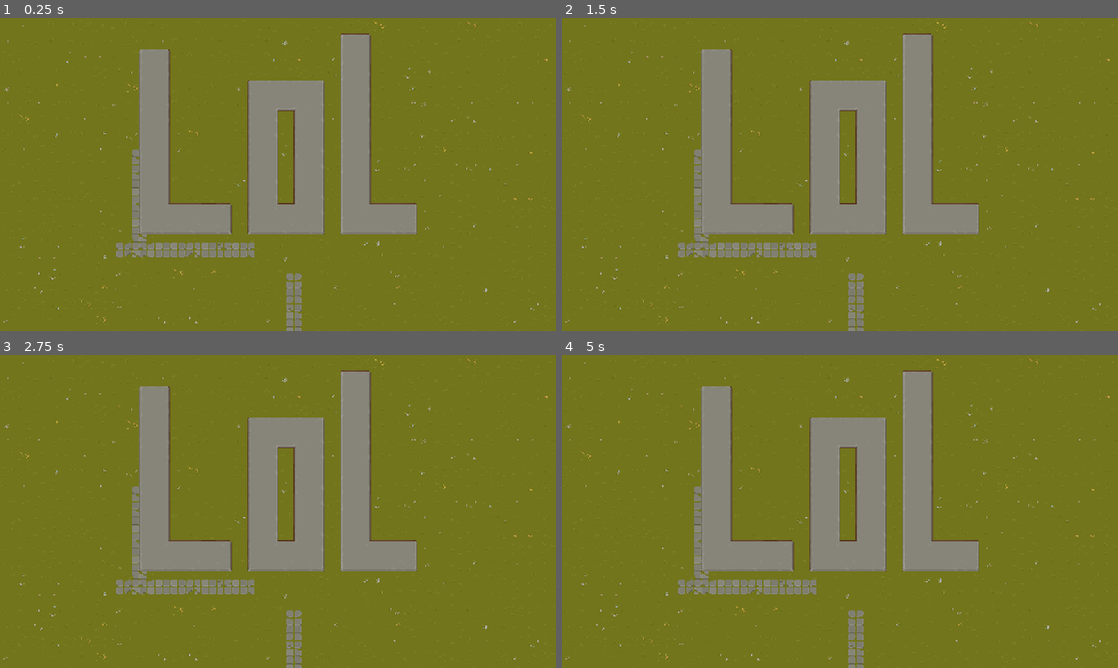
Above: before the commit, frames 1-4 (two rows, left to right).
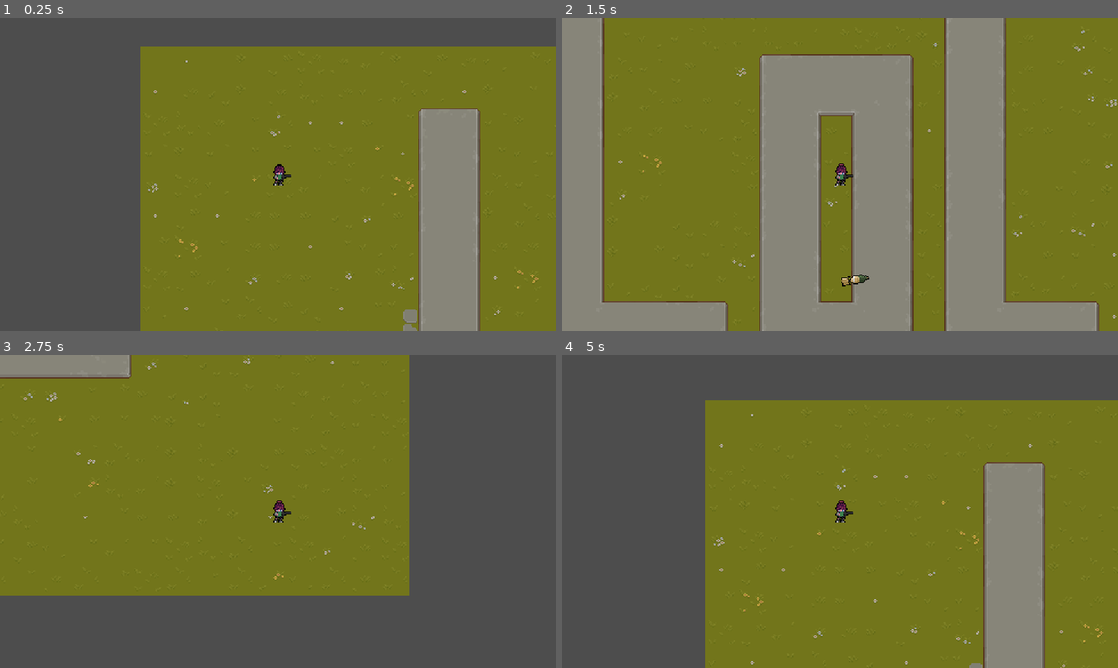
Above: after the commit, the same moments.

Repository: linus-privat/gamejam
Game: Godot game, scene res://scenes/linus_test/tileset_test.tscn
Same seed, same stepped clock (60 frames per second), same inputs: the game is played once before the commit and once after it.
Inputs (mouse positions are in pixels of both pictures, inside the frame that each line leads up to):
- Up to frame 1 (0.25 s): no input
- Up to frame 2 (1.5 s): tap Enter at 0.5 s; move the mouse to (962, 158) at 0.52 s; hold D (walk right) 0.53-1.28 s; click (962, 158) at 0.6 s; move the mouse to (728, 190) at 1.27 s; hold S (walk down) from 1.28 s (still down); click (728, 190) at 1.35 s
- Up to frame 3 (2.75 s): move the mouse to (333, 442) at 2.02 s; release S (walk down) at 2.03 s; hold D (walk right) from 2.03 s (still down); click (333, 442) at 2.1 s
- Up to frame 4 (5 s): move the mouse to (812, 574) at 2.77 s; release D (walk right) at 2.78 s; hold W (walk up) 2.78-3.53 s; click (812, 574) at 2.85 s; move the mouse to (1006, 558) at 3.52 s; hold A (walk left) from 3.53 s (still down); click (1006, 558) at 3.6 s; move the mouse to (673, 464) at 4.27 s; click (673, 464) at 4.35 s

The runs differ from the first frame. In frame 1, 56% of the frame differs, in the area x 0-100%, y 0-100%; in frame 2, 47%; in frame 3, 61%; in frame 4, 59%.

Commit message:
added bullet shooting

Diff:
--- a/gamejamgame/project.godot
+++ b/gamejamgame/project.godot
@@ -41,6 +41,11 @@
 "events": [Object(InputEventKey,"resource_local_to_scene":false,"resource_name":"","device":-1,"window_id":0,"alt_press …(191 unchanged characters)…
 ]
 }
+shoot={
+"deadzone": 0.2,
+"events": [Object(InputEventMouseButton,"resource_local_to_scene":false,"resource_name":"","device":-1,"window_id":0,"alt_pressed":false,"shift_pressed":false,"ctrl_pressed":false,"meta_pressed":false,"button_mask":1,"position":Vector2(199, 16),"global_position":Vector2(208, 64),"factor":1.0,"button_index":1,"canceled":false,"pressed":true,"double_click":false,"script":null)
+]
+}
 
 [rendering]
 
--- /dev/null
+++ b/gamejamgame/scenes/bullet.gd
@@ -0,0 +1,3 @@
+extends RigidBody2D
+
+const speed = 1500
--- a/gamejamgame/scenes/bullet.tscn
+++ b/gamejamgame/scenes/bullet.tscn
@@ -1,10 +1,16 @@
-[gd_scene load_steps=3 format=3 uid="uid://j5r2nmvlogae"]
+[gd_scene load_steps=5 format=3 uid="uid://b8fvchjdbwrxw"]
 
 [ext_resource type="Texture2D" uid="uid://doiorbev68bwm" path="res://assets/characters/items/guns/free-guns-pixel-art/free-guns-pixel-art/AmoB1.png" id="1_mkf8s"]
+[ext_resource type="Script" uid="uid://bkskomy2jmek0" path="res://scenes/bullet.gd" id="1_y25gk"]
+
+[sub_resource type="PhysicsMaterial" id="PhysicsMaterial_y25gk"]
 
 [sub_resource type="CapsuleShape2D" id="CapsuleShape2D_y25gk"]
 
 [node name="Bullet" type="RigidBody2D"]
+physics_material_override = SubResource("PhysicsMaterial_y25gk")
+gravity_scale = 0.0
+script = ExtResource("1_y25gk")
 
 [node name="CollisionShape2D" type="CollisionShape2D" parent="."]
 rotation = 1.5708
--- /dev/null
+++ b/gamejamgame/scenes/linus_test/tileset_test.gd
@@ -0,0 +1,13 @@
+extends Node2D
+
+class_name LevelParent
+
+var bullet_scene: PackedScene = preload("res://scenes/bullet.tscn")
+
+func _on_player_shoot(pos, input) -> void:
+	var bullet = bullet_scene.instantiate() as RigidBody2D
+	bullet.position = pos
+	bullet.linear_velocity = input * bullet.speed
+	print(input)
+
+	$Projectiles.add_child(bullet)
--- a/gamejamgame/scenes/linus_test/tileset_test.tscn
+++ b/gamejamgame/scenes/linus_test/tileset_test.tscn
@@ -1,8 +1,10 @@
-[gd_scene load_steps=10 format=4 uid="uid://bq5i78yipkdi8"]
+[gd_scene load_steps=12 format=4 uid="uid://bq5i78yipkdi8"]
 
 [ext_resource type="Texture2D" uid="uid://edmutehi7y25" path="res://assets/map/Texture/TX Tileset Grass.png" id="1_1ayw8"]
+[ext_resource type="Script" uid="uid://bho7qylxxdbrl" path="res://scenes/linus_test/tileset_test.gd" id="1_mff7h"]
 [ext_resource type="Texture2D" uid="uid://dm3ma3l5elt1i" path="res://assets/map/Texture/TX Tileset Stone Ground.png" id="2_xx1wl"]
 [ext_resource type="Texture2D" uid="uid://dfaqy5mgd2k6g" path="res://assets/map/Texture/TX Tileset Wall.png" id="3_4ci2p"]
+[ext_resource type="PackedScene" uid="uid://dila4453vu4e1" path="res://scenes/player.tscn" id="5_6l8hh"]
 
 [sub_resource type="TileSetAtlasSource" id="TileSetAtlasSource_1ayw8"]
 texture = ExtResource("1_1ayw8")
@@ -1152,6 +1154,7 @@
 sources/0 = SubResource("TileSetAtlasSource_xx1wl")
 
 [node name="TilesetTest" type="Node2D"]
+script = ExtResource("1_mff7h")
 
 [node name="GrassLayer" type="TileMapLayer" parent="."]
 tile_map_data = PackedByteArray("AAAVAAwAAAAAAAIAAAAVAAsAAAABAAIAAAAVAAoAAAACAAAAAAAVAAkAAAABAAIAAAAVAAgAAAACAAEAAAAVAA …(12048 unchanged characters)…
@@ -1160,3 +1163,13 @@
 [node name="StoneLayer" type="TileMapLayer" parent="."]
 tile_map_data = PackedByteArray("AAAKAA0AAAABAAUAAAAKAAwAAAAAAAcAAAAKAAsAAAACAAEAAAAKAAoAAAACAAEAAAAKAAkAAAACAAEAAAAKAA …(1648 unchanged characters)…
 tile_set = SubResource("TileSet_mff7h")
+
+[node name="Projectiles" type="Node2D" parent="."]
+
+[node name="Player" parent="." instance=ExtResource("5_6l8hh")]
+position = Vector2(143, 133)
+
+[node name="Camera2D" type="Camera2D" parent="Player"]
+zoom = Vector2(2, 2)
+
+[connection signal="shoot" from="Player" to="." method="_on_player_shoot"]
--- a/gamejamgame/scenes/player.gd
+++ b/gamejamgame/scenes/player.gd
@@ -1,4 +1,6 @@
 extends CharacterBody2D
+
+signal shoot(pos, input)
 
 enum {LEFT, RIGHT, UP, DOWN}
 const max_speed = 600
@@ -13,7 +15,14 @@
 
 
 func _physics_process(delta):
+	# movement
 	player_movement(delta)
+
+	# shoot input
+	if Input.is_action_just_pressed("shoot"):
+		var pos = $ShootStartPosition/Marker2D.global_position
+		print('shoot')
+		shoot.emit(pos, input)
 
 func player_movement(delta):
 		input = Input.get_vector("walk left", "walk right", "walk up", "walk down")
--- a/gamejamgame/scenes/player.tscn
+++ b/gamejamgame/scenes/player.tscn
@@ -154,3 +154,8 @@
 position = Vector2(8, 3)
 scale = Vector2(0.4, 0.4)
 texture = ExtResource("3_qhqgy")
+
+[node name="ShootStartPosition" type="Node2D" parent="."]
+
+[node name="Marker2D" type="Marker2D" parent="ShootStartPosition"]
+position = Vector2(13, 1)
Not shown, added: gamejamgame/scenes/bullet.gd.uid
Not shown, added: gamejamgame/scenes/linus_test/tileset_test.gd.uid
